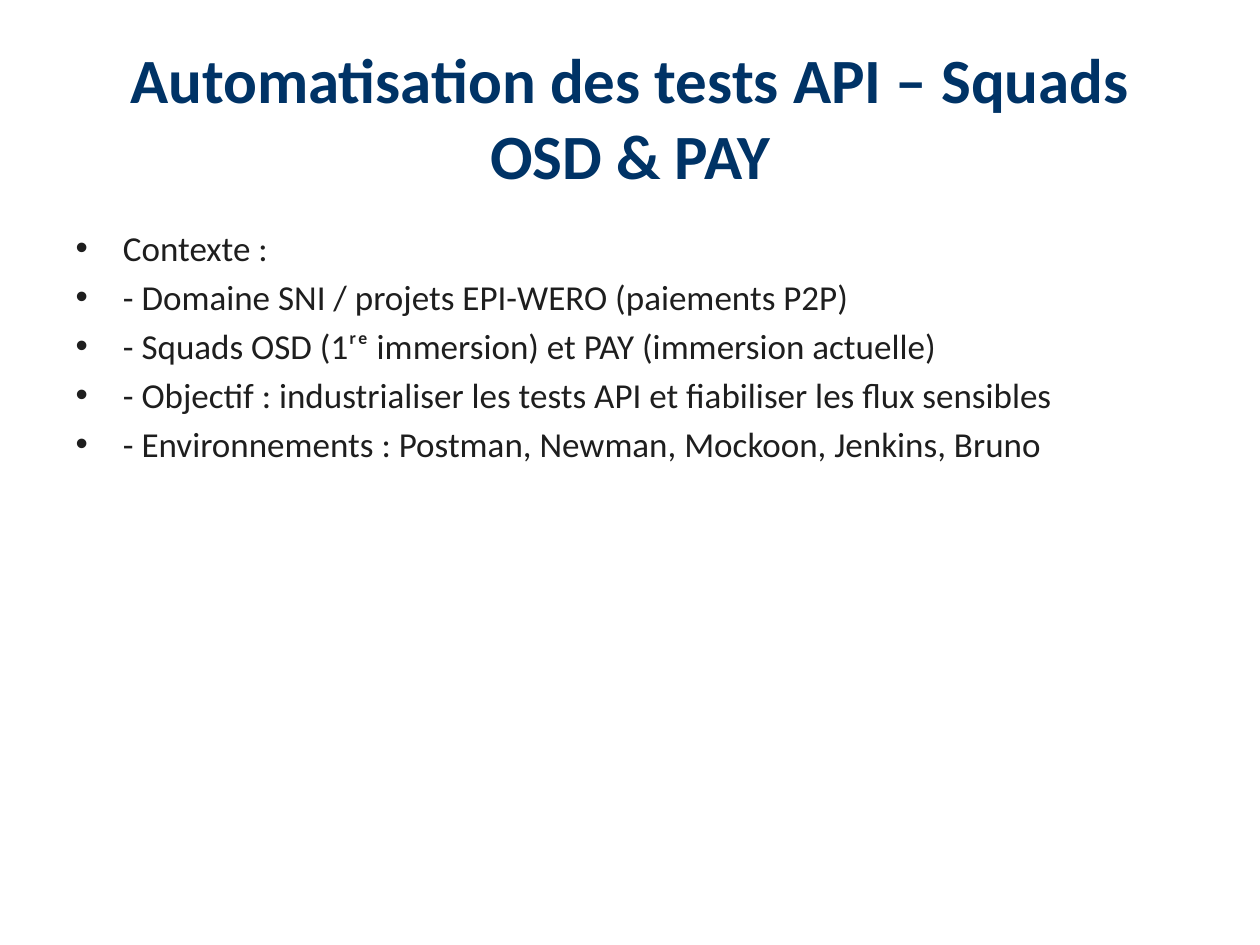
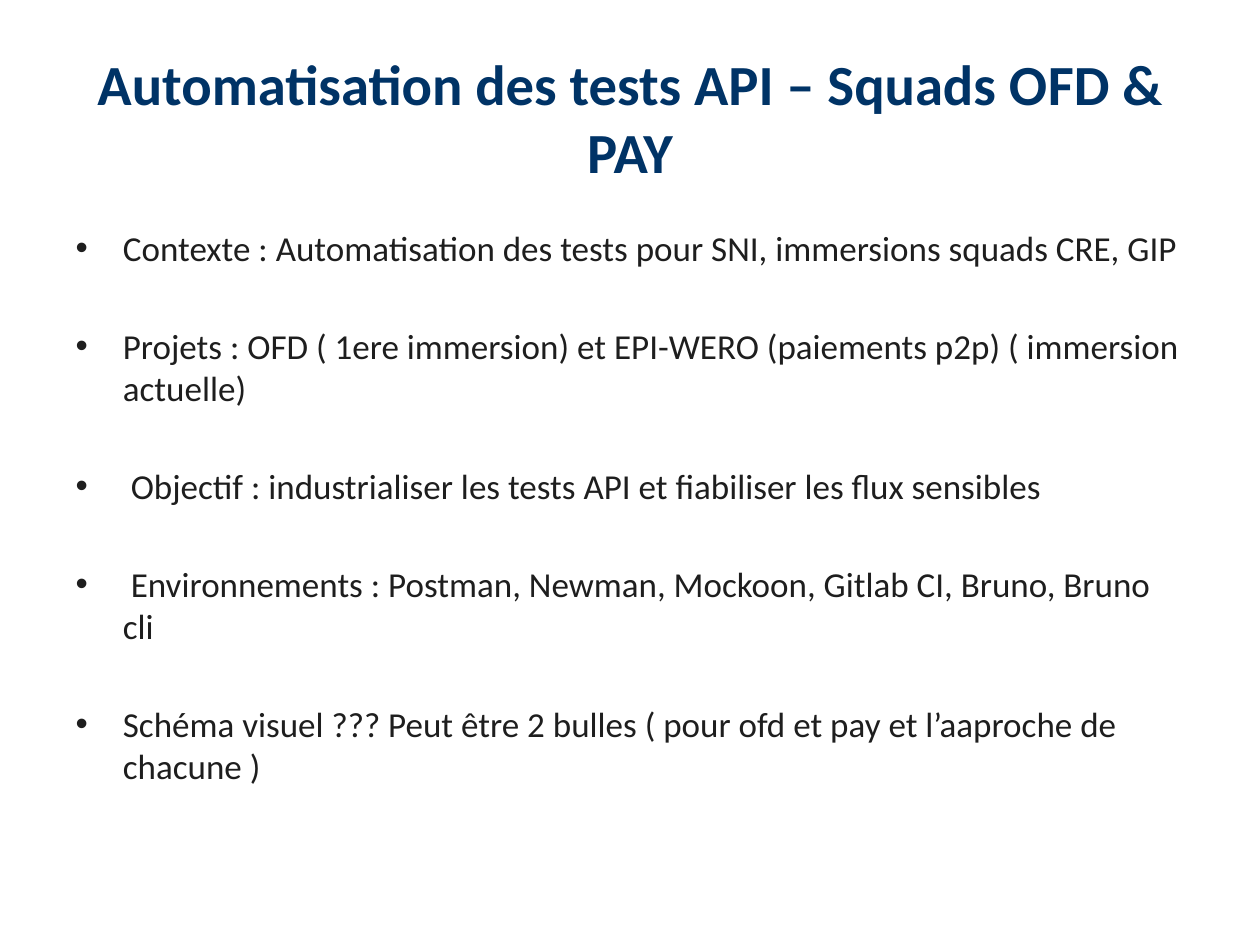
Before and after one commit to ranyach/DRAFTS, a slide deck: slide 1 of Présentation_Automatisation_Tests_LCL.pptx. Drawn at 1260x945 pixels with LibreOffice and Linux fonts; fonts in the diff are those of the drawing. Boxes give left, top, right and bottom in pixels: in the first picture for what was removed or moved away, otherwise in the second. Text is boxed around its words. In the diff, an @@ line names an element or a change of style, - is before the commit and + after.

```diff
--- a/Présentation_Automatisation_Tests_LCL.pptx
+++ b/Présentation_Automatisation_Tests_LCL.pptx
@@ title at [97, 65, 1110, 173]: text changed; size 36 to 32.4 pt @@
-Automatisation des tests API – Squads OSD & PAY
+Automatisation des tests API – Squads OFD & PAY
@@ text at [123, 236, 1179, 780]: text changed @@
-• Contexte :
-• - Domaine SNI / projets EPI-WERO (paiements P2P)
-• - Squads OSD (1ʳᵉ immersion) et PAY (immersion actuelle)
-• - Objectif : industrialiser les tests API et fiabiliser les flux sensibles
-• - Environnements : Postman, Newman, Mockoon, Jenkins, Bruno
+• Contexte : Automatisation des tests pour SNI, immersions squads CRE, GIP
+• Projets : OFD ( 1ere immersion) et EPI-WERO (paiements p2p) ( immersion actuelle)
+• Objectif : industrialiser les tests API et fiabiliser les flux sensibles
+• Environnements : Postman, Newman, Mockoon, Gitlab CI, Bruno, Bruno cli
+• Schéma visuel ??? Peut être 2 bulles ( pour ofd et pay et l’aaproche de chacune )
```
Also in this commit, not shown: 3 other slides changed, 1 slide added.
